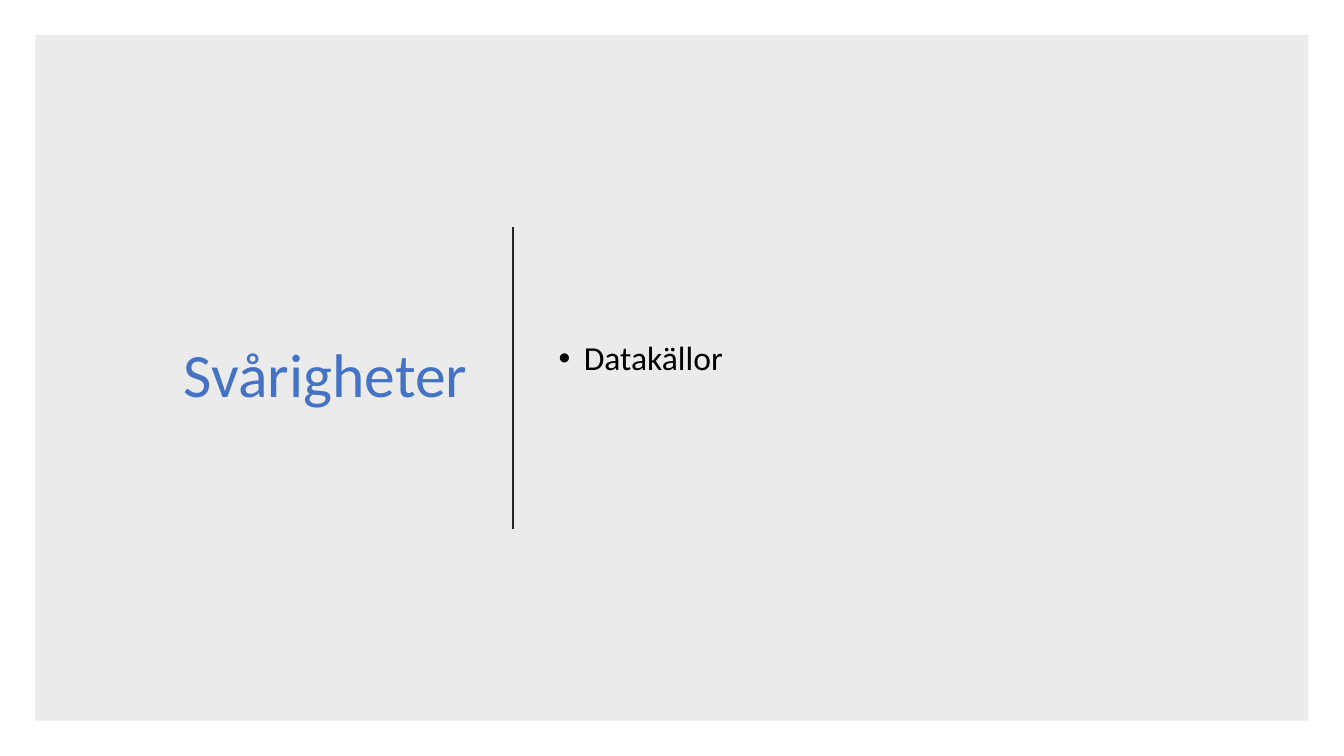
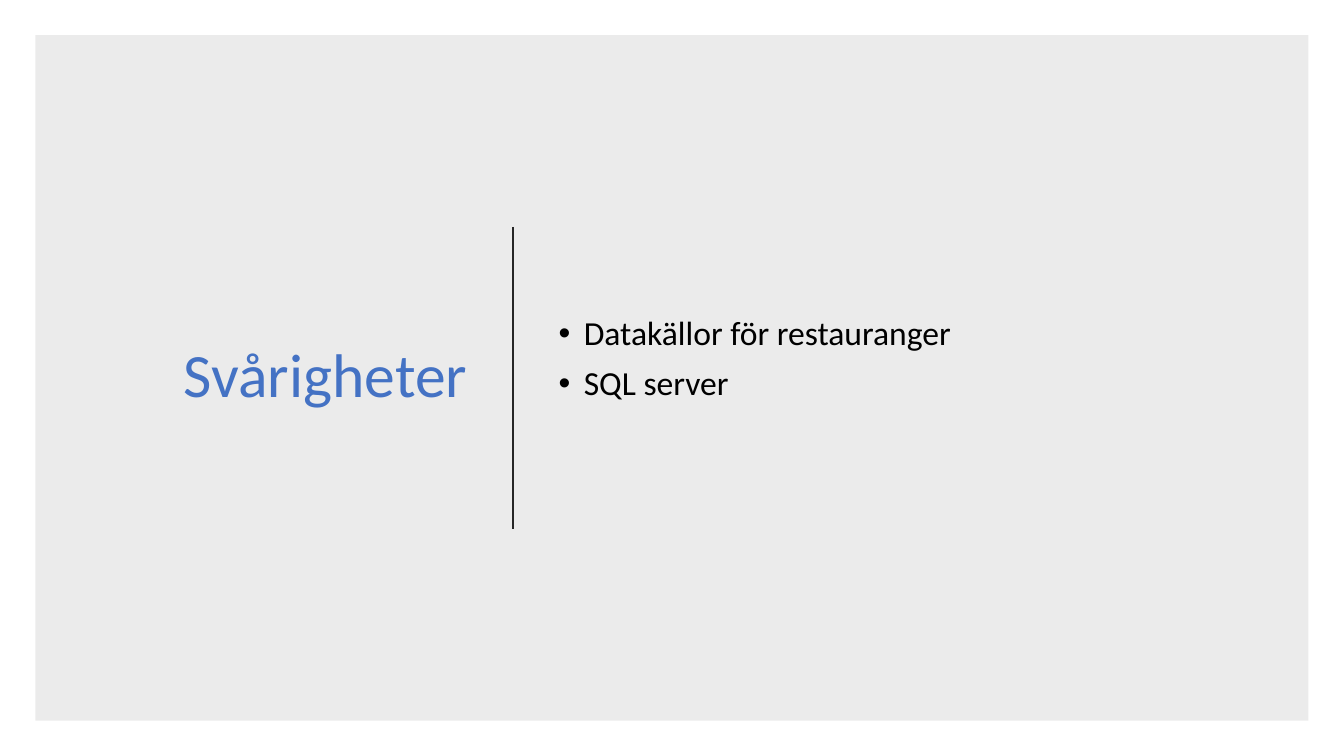
Before and after one commit to sobo1801/UnicornCo, a slide deck: slide 7 of Unicorn Co.pptx (slide 4 before the commit). Drawn at 1344x756 pixels with LibreOffice and Linux fonts; fonts in the diff are those of the drawing. Boxes give left, top, right and bottom in pixels: in the first picture for what was removed or moved away, otherwise in the second. Text is boxed around its words. In the diff, an @@ line names an element or a change of style, - is before the commit and + after.

```diff
--- a/Unicorn Co.pptx
+++ b/Unicorn Co.pptx
@@ text at bbox=[584, 321, 951, 400]: text changed @@
-• Datakällor
+• Datakällor för restauranger
+• SQL server
```
Also in this commit, not shown: 1 other slide changed, 1 slide added, 1 slide removed, 1 other file.
